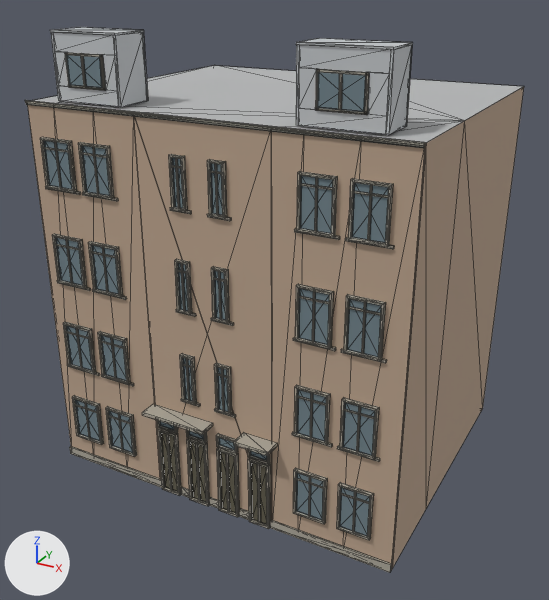
Before and after pictures for a commit that changed the glTF model public/canal-drive/models/ordinary-buildings/chunks/chunk-face-haen-6-62-r2.glb.
Before and after are seen from a 50 mm lens placed at (12.0, -17.6, 16.9), pointed at (0.0, 4.2, 6.0). Arrows for +X, +Y and +Z are at lower left; the lights stay in place. The picture after the commit comes second. Mesh edges are drawn as thin lines. Vertices at exactly the same position are counted once.

Names of what the first picture shows: 'face-haen-6-62-r2'.
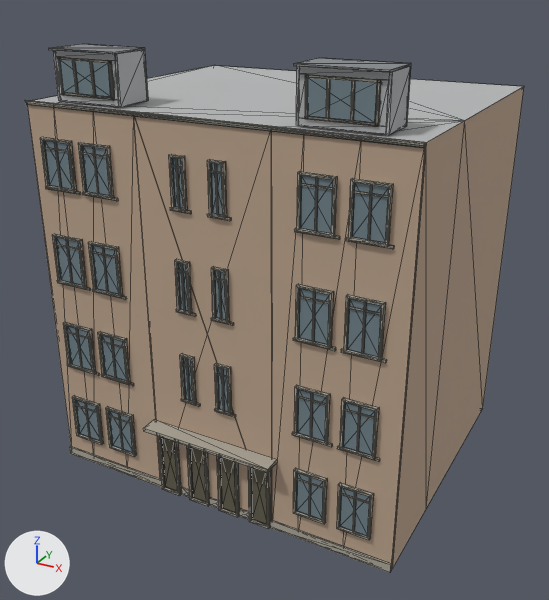
Boxes [x1, y1, x2, y2] around the edits, measured in the pictures (549 x 600 px; the box of a moved part takes in the faces that stretch with it):
'face-haen-6-62-r2', reshaped: before [25, 27, 524, 573]; after [25, 44, 524, 573]
part 1 of me_face_haen_6_62_r2, moved or reshaped: before [55, 27, 139, 33]; after [54, 44, 141, 52]
part 2 of me_face_haen_6_62_r2, moved or reshaped: before [300, 38, 412, 47]; after [294, 58, 411, 70]
part 3 of me_face_haen_6_62_r2, moved or reshaped: before [65, 52, 105, 91]; after [58, 57, 114, 100]
part 4 of me_face_haen_6_62_r2, moved or reshaped: before [81, 56, 86, 87]; after [73, 61, 78, 95]
part 5 of me_face_haen_6_62_r2, moved or reshaped: before [338, 74, 342, 110]; after [90, 62, 95, 96]
part 6 of me_face_haen_6_62_r2, moved or reshaped: before [315, 69, 369, 115]; after [305, 75, 381, 126]
part 7 of me_face_haen_6_62_r2, added: after [326, 79, 330, 119]
part 8 of me_face_haen_6_62_r2, added: after [350, 81, 355, 121]
part 9 of me_face_haen_6_62_r2, moved or reshaped: before [142, 404, 213, 435]; after [143, 420, 277, 473]
part 10 of me_face_haen_6_62_r2, added: after [59, 60, 111, 98]
part 11 of me_face_haen_6_62_r2, added: after [307, 78, 377, 123]
part 12 of me_face_haen_6_62_r2, deleted: before [50, 30, 413, 523]
part 13 of me_face_haen_6_62_r2, moved or reshaped: before [51, 32, 148, 107]; after [48, 48, 148, 107]
part 14 of me_face_haen_6_62_r2, moved or reshaped: before [296, 45, 412, 135]; after [293, 64, 411, 135]

Patch to the scene script:
```diff
--- a/public/canal-drive/models/ordinary-buildings/chunks/chunk-face-haen-6-62-r2.glb.py
+++ b/public/canal-drive/models/ordinary-buildings/chunks/chunk-face-haen-6-62-r2.glb.py
@@ me_face_haen_6_62_r2 @@
-me_face_haen_6_62_r2.from_pydata(...)  # 1755 vertices, 2926 faces; spans x -6.4..6.4, y -0.7..10.6, z 0.0..15.2
+me_face_haen_6_62_r2.from_pydata(...)  # 1631 vertices, 2716 faces; spans x -6.4..6.4, y -0.7..10.6, z 0.0..14.7
+# me_face_haen_6_62_r2 part 1: the loose piece of 4 vertices spanning x -5.4..-2.9, y 0.2..1.5, z 15.2 is moved by (0.0, -0.1, -0.5), in mat_3e4144_stone_measured (grey #878a8d)
+# me_face_haen_6_62_r2 part 2: the loose piece of 4 vertices spanning x 2.8..5.4, y 0.2..1.5, z 15.2 is moved by (0.0, -0.1, -0.5), in mat_3e4144_stone_measured (grey #878a8d)
+# me_face_haen_6_62_r2 part 3: the loose piece of 24 vertices spanning x -4.9..-3.5, y 0.1..0.2, z 13.6..14.6 is scaled about its middle by (1.44, 1, 1.1), then moved by (0.0, 0.0, -0.2)
+# me_face_haen_6_62_r2 part 4: the loose piece of 8 vertices spanning x -4.2..-4.1, y 0.1, z 13.6..14.5 is moved by (-0.3, 0.0, -0.2)
+# me_face_haen_6_62_r2 part 5: the loose piece of 8 vertices spanning x 4.1, y 0.1, z 13.6..14.5 is moved by (-7.9, 0.0, -0.2)
+# me_face_haen_6_62_r2 part 6: the loose piece of 24 vertices spanning x 3.4..4.8, y 0.1..0.2, z 13.6..14.6 is scaled about its middle by (1.44, 1, 1.1), then moved by (0.0, 0.0, -0.2)
+# me_face_haen_6_62_r2 part 7: a new loose piece, a box spanning x 3.734..3.804, y 0.071..0.101, z 13.373..14.333, in mat_6b6454_frame (grey #ada89b)
+# me_face_haen_6_62_r2 part 8: a new loose piece, a box spanning x 4.401..4.471, y 0.071..0.101, z 13.373..14.333, in mat_6b6454_frame (grey #ada89b)
+# me_face_haen_6_62_r2 part 9: the loose piece of 8 vertices spanning x -2.3..0.1, y -0.7..-0.1, z 3.2..3.3 is scaled about its middle by (1.99, 1, 1), then moved by (1.2, 0.0, -0.6)
+# me_face_haen_6_62_r2 part 10: a new loose piece, a box spanning x -5.096..-3.236, y 0.113..0.143, z 13.373..14.333, in mat_2a3a42_glass (greyish blue #71838b)
+# me_face_haen_6_62_r2 part 11: a new loose piece, a box spanning x 3.173..5.033, y 0.113..0.143, z 13.373..14.333, in mat_2a3a42_glass (greyish blue #71838b)
+# me_face_haen_6_62_r2 part 12: 17 loose pieces with 168 vertices, spanning x -5.4..5.4, y -0.7..1.5, z 0.1..15.2, are deleted
+# me_face_haen_6_62_r2 part 13: 2 vertices moved from x -5.4..-2.9, y 1.4, z 15.1 to x -5.4..-2.9, y 1.4, z 14.6; 23 vertices removed from x -5.4..-2.9, y 0.2..1.5, z 13.6..15.1; 29 vertices added at x -5.4..-2.9, y 0.0..1.5, z 13.3..14.7
+# me_face_haen_6_62_r2 part 14: 2 vertices moved from x 2.8..5.4, y 1.4, z 15.1 to x 2.8..5.4, y 1.4, z 14.6; 22 vertices removed from x 2.8..5.4, y 0.2..1.5, z 13.6..15.1; 28 vertices added at x 2.8..5.4, y 0.0..1.5, z 13.3..14.7
 me_face_haen_6_62_r2.materials.append(mat_815f45_brick)
@@ me_face_haen_6_62_r2 @@
 me_face_haen_6_62_r2.materials.append(mat_8b9196_slate)
+me_face_haen_6_62_r2.materials.append(mat_3e4144_stone_measured)  # grey #878a8d
+me_face_haen_6_62_r2.materials.append(mat_6f7275_stone_measured)  # grey #b0b2b4
```
